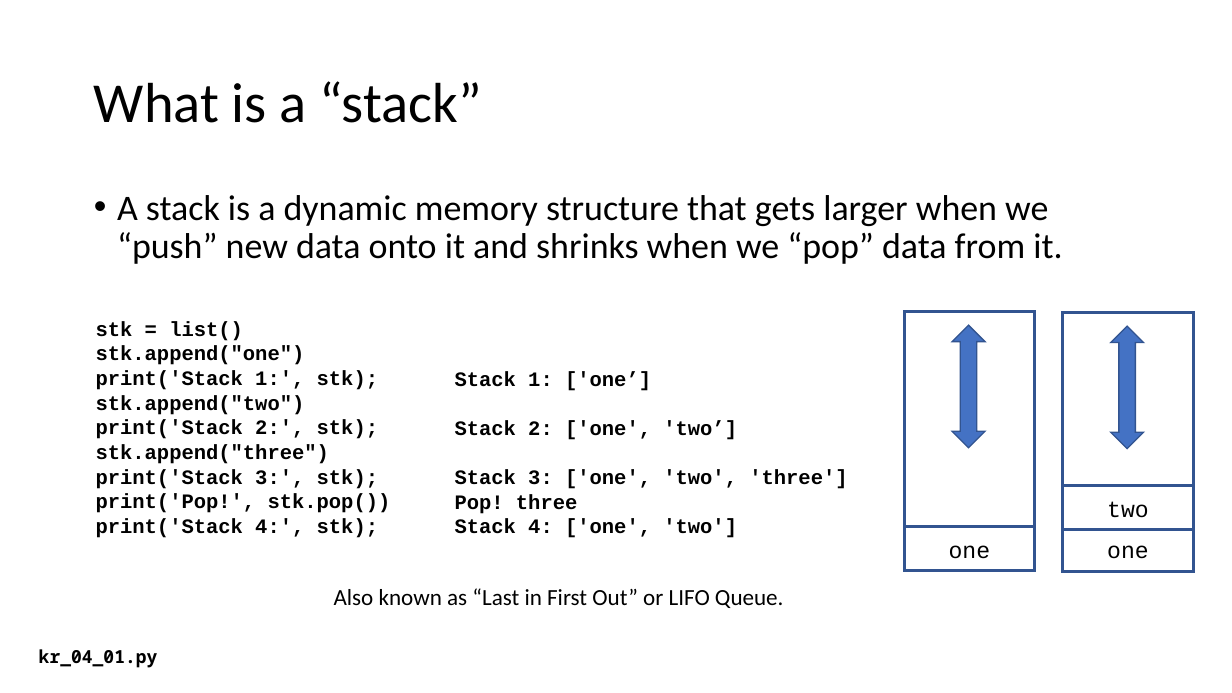
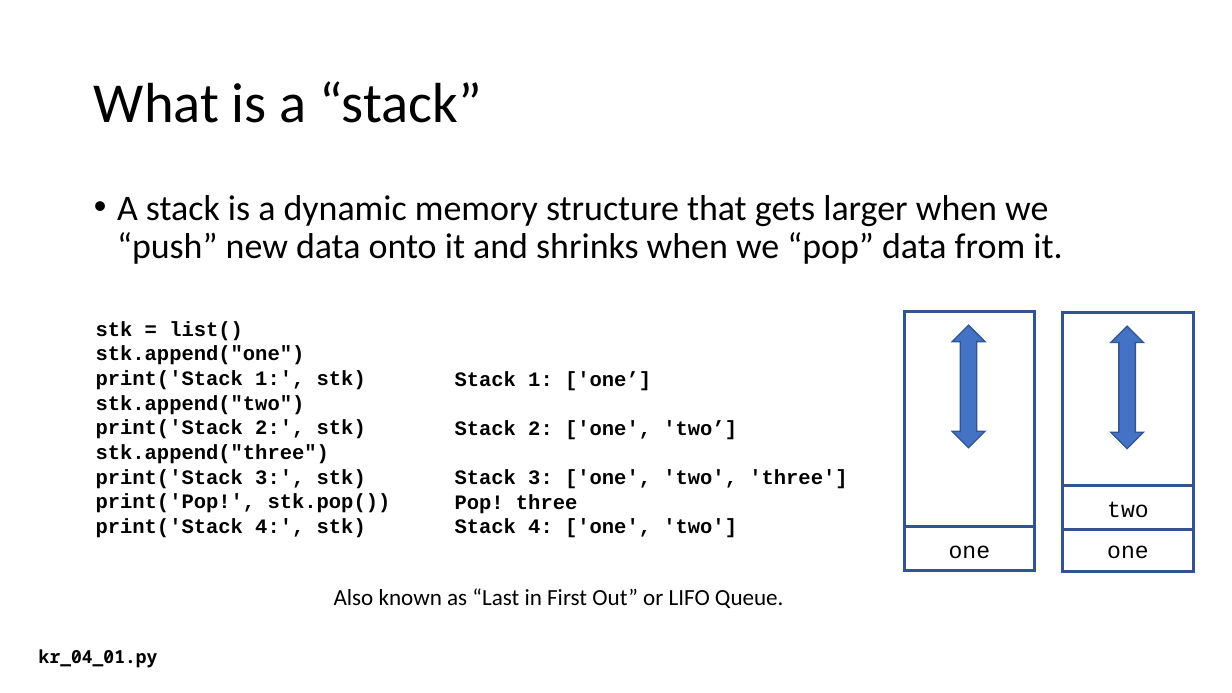
Before and after one commit to csev/cc4e, a slide deck: slide 4 of lectures/KR-4.pptx. Drawn at 1232x693 pixels with LibreOffice and Linux fonts; fonts in the diff are those of the drawing. Boxes give left, top, right and bottom in pixels: in the first picture for what was removed or moved away, otherwise in the second. Text is boxed around its words. In the diff, an @@ line names an element or a change of style, - is before the commit and + after.

```diff
--- a/lectures/KR-4.pptx
+++ b/lectures/KR-4.pptx
@@ text at [96,371,366,390]: text changed @@
-print('Stack 1:', stk);
+print('Stack 1:', stk)
@@ text at [96,420,366,439]: text changed @@
-print('Stack 2:', stk);
+print('Stack 2:', stk)
@@ text at [96,469,366,489]: text changed @@
-print('Stack 3:', stk);
+print('Stack 3:', stk)
@@ text at [96,518,366,538]: text changed @@
-print('Stack 4:', stk);
+print('Stack 4:', stk)
```
Also in this commit, not shown: 4 other slides changed, 3 other files.
